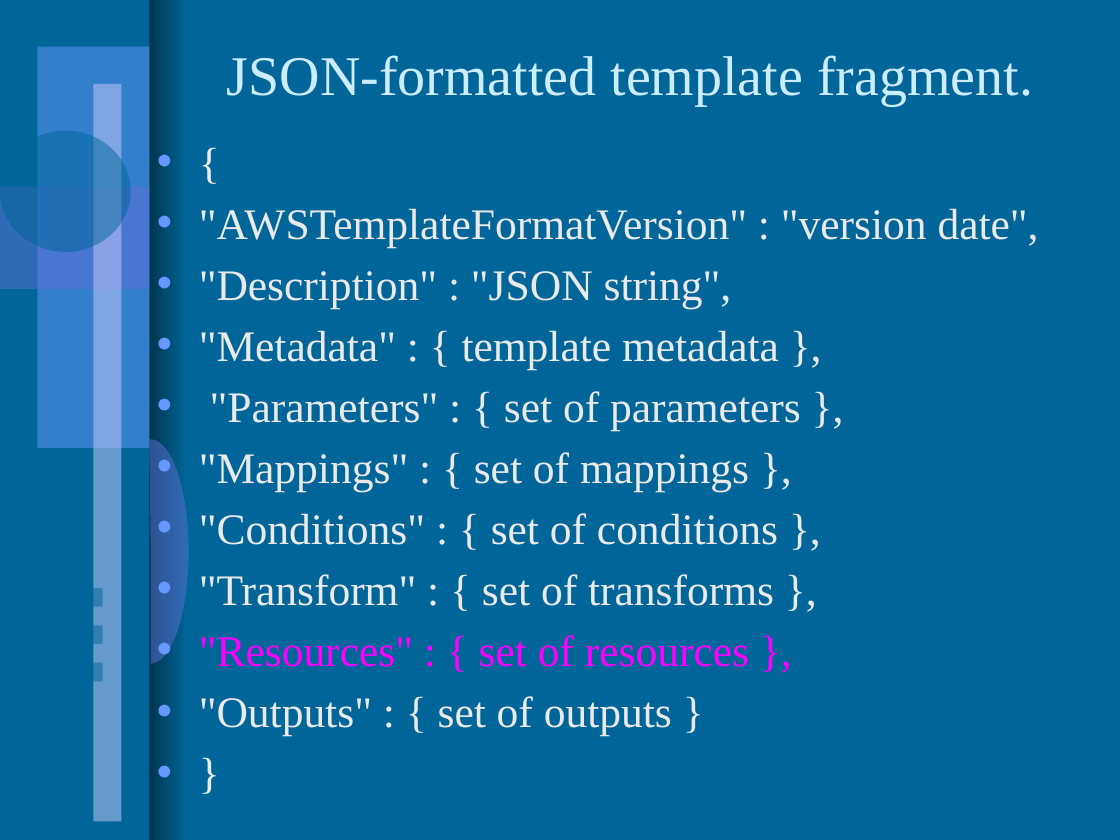
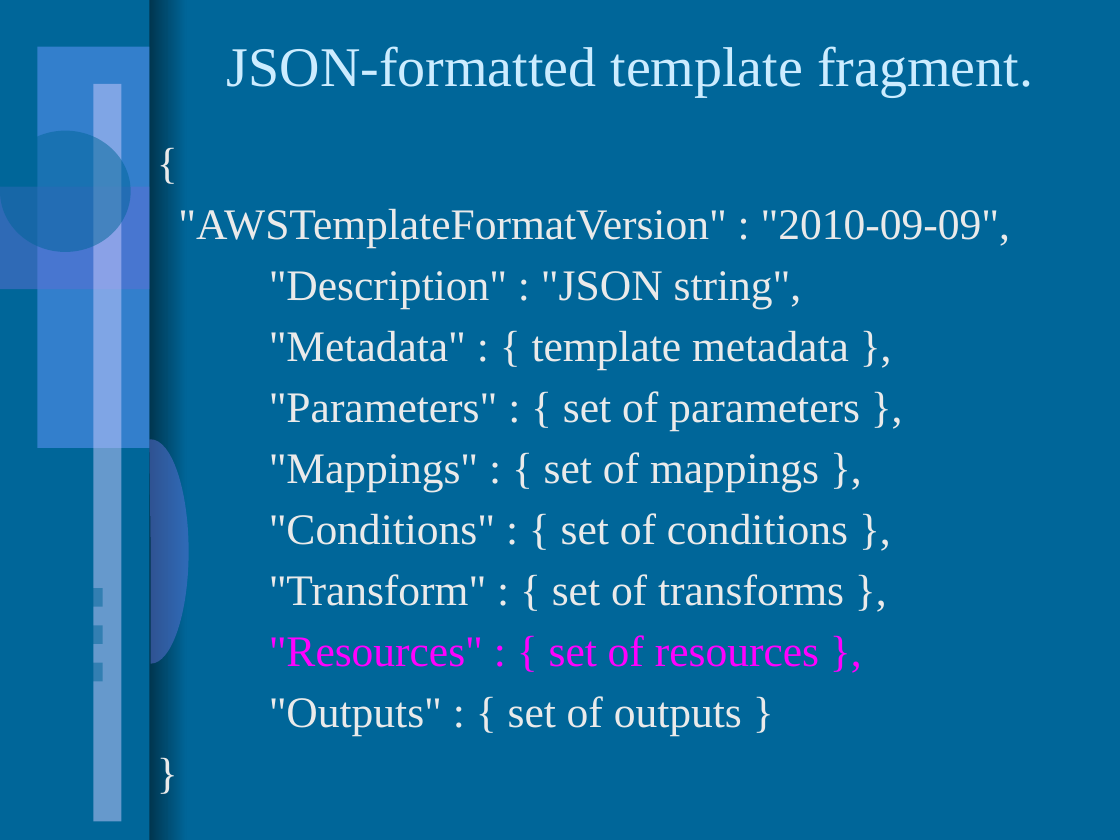
Before and after one commit to saddalaaws/awsservices, a slide deck: slide 4 of docs/ec2_through_cft.pptx. Drawn at 1120x840 pixels with LibreOffice and Linux fonts; fonts in the diff are those of the drawing; background and template pictures are left out. Boxes give left, top, right and bottom in pixels: in the first picture for what was removed or moved away, otherwise in the second. Text is boxed around its words. In the diff, an @@ line names an element or a change of style, - is before the commit and + after.

```diff
--- a/docs/ec2_through_cft.pptx
+++ b/docs/ec2_through_cft.pptx
@@ title "JSON-formatted template fragment.": place and size @@
-title "JSON-formatted template fragment." at (227,55,1033,105)
+title "JSON-formatted template fragment." at (227,46,1033,96)
@@ text at (178,208,1010,247): text changed @@
-• "AWSTemplateFormatVersion" : "version date",
+"AWSTemplateFormatVersion" : "2010-09-09",
@@ text at (269,271,860,736): bullet • to none @@
```
Also in this commit, not shown: 7 other slides changed, 7 slides added, 2 slides removed, 3 other files.
